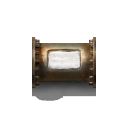
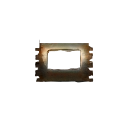
Layer changes from the first (128, 128) image to the second:
hid "Layer 1" over 32, 37, 96, 101
